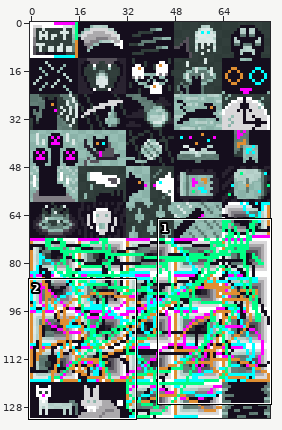
Two states of a sprite sheet, src/c.png. The picture above shows the old version from afar; the outline marks the close-up.
Close-up. Before:
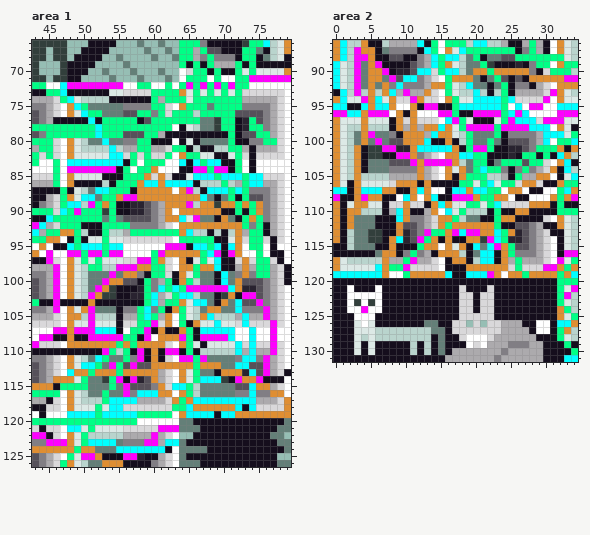
The file is 80x132 pixels. Shown: area 1: x 43..79, y 66..126; area 2: x 0..34, y 86..131. The commit also changed other parts of the picture, which this record leaves out.
Now the later version:
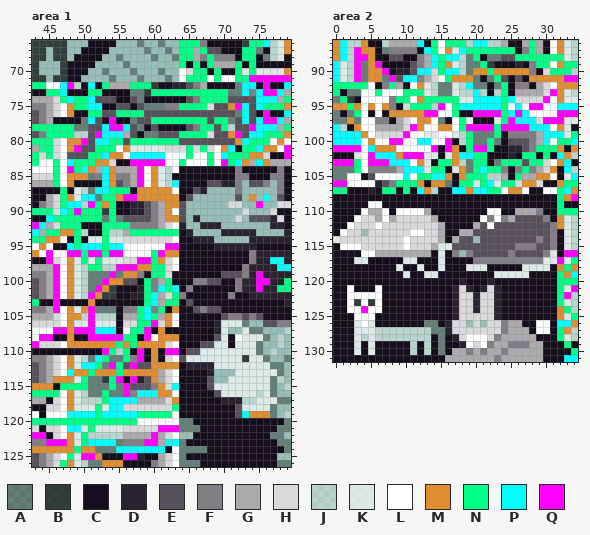
Palette (. is transparent): A #00000055  B #000000aa  C #150e1d  D #292330  E #56515a  F #817e84  G #acaaad  H #d9d8da  J #ffffff55  K #ffffffaa  L #ffffff  M #df8e32  N #00ff86  P #00ffff  Q #ff00ff
Diff:
Area 1:
y 72: x 49..57 QQQQQQQLL -> JCPCNGGGN; x 60..79 LLNLNQNQNQNQNNLLLLLL -> BCCDDEFGCCCCAPPCQCCP
y 73: x 51..52 CC -> NN; x 54..59 KKHHHH -> CCCAAB; x 64..65 MK -> NN; x 67 K -> N; x 69 K -> N; x 71..79 KNHHHHHHL -> AAPFPQQPG
y 74: x 49..54 KJJJJC -> NNPEEE; x 57..58 CC -> EA; x 60..66 NGNNNKN -> CCCCCEF; x 71..79 NNGGGGGHL -> EEEEPPPGN
y 75: x 49 P -> N; x 51..64 AAAAAFFFFNNHLM -> PPCCEECEAAAFFN; x 68..79 ANNNNFFFFGHL -> HEEMQPEPNNNM
y 76: x 49..50 KP -> CC; x 53..57 AAAEE -> EENNN; x 59..73 NFNHNNNJNNNNNEE -> EEEEEEEEEEEEEAP; x 75..79 EFGHL -> CQCCP
y 77: x 50 C -> A; x 52..58 CNNNNNC -> ECQCCAE; x 67..69 AAB -> NEN; x 71..79 NCDNEFGHL -> AEPEPQQPG
y 78: x 49..63 NNNPNNNNNNNNNNL -> AAEEPQQPEACECCC; x 65..69 KJAAB -> EFNNE; x 71..79 NCDNNFGHL -> JEEQPPPGN
y 79: x 49..56 NNNPNNNE -> JJEQPPPG; x 58..72 ENNGCCCCCCCCCNC -> CAAEEENNNNHEEMQ; x 74..75 EN -> PP; x 77..79 GHL -> NNM
y 80: x 49..52 KJAA -> MQEP; x 54..57 AAFF -> NNEN; x 60..75 CCCLCKCAAAANCCFF -> NNNNEEEEEEEEMPNN; x 77..78 NH -> LM
y 81: x 49..61 KJJJJPJGGNNGG -> QEENNNLMKKKKK; x 63..79 NNCJCCJJNNGCGGGHL -> HHNHNHLMPCNNPMMLQ
y 82: x 48..62 MKKKKKPPHNHNHHN -> EEENNPMMLPPPPPL; x 64 M -> L; x 66..71 NKKCCK -> LLNLPN; x 73..75 HCH -> NMM; x 77..79 HHL -> CCQ
y 83: x 49..55 PPPPPPP -> NNNMMHC; x 57..61 NLNNN -> QQQQQ; x 64..79 PCPNPPCCNLCLLLLL -> NLLLNLQNPMGPMGGG
y 84: x 49..59 QQQQQQCNLNN -> NPMGPMGGGQL; x 61..62 LL -> KJ; x 66..70 QQNQQ -> CCCCC; x 72..73 NL -> FC; x 75..79 LLLLL -> CCCFC
y 85: x 49..62 KKKKCCCNNNMHMH -> MMAFPMFFGQLMKJ; x 65..79 KPPPNPPPNPPHHHL -> CCCCCCCFFCCCFFC
y 86: x 53..62 JCNNNMPPMP -> PMEFGQLMKJ; x 64..65 PP -> CC; x 67..79 JJJNJGNPPGGHL -> CEEDDF.EEF.FC
y 87: x 64..79 MQJCPPPNPNFFFGHL -> CCED....F.....FC
y 88: x 64..79 MMMPACANCNEEFGHL -> CE......E.M.P.EC
y 89: x 64..77 MQJMMBMMNMNMFG -> E......HH..Q..; x 79 L -> H
y 90: x 64..79 MMMMMMCCNCNMFGHL -> E........H...HCC
y 91: x 64..77 PKQAACMACNMNFG -> E.D.....H.EEED; x 79 L -> C
y 92: x 64..79 MMMMMMMMMNFNCGHL -> D..DDD.......DDC
y 93: x 64..79 MPJJCJCJMGNNCGHL -> CD....DDDDD....D
y 94: x 64..79 NNNNNCCKMHNNHCHL -> CCDDD.....DDDDDD
y 95: x 64 Q -> C; x 66..76 PPNPCPMLNNL -> CCCDDDDDDCC; x 78..79 LL -> CC
y 96: x 64..69 MMMNPQ -> CCCCCC; x 71..79 QMLLNLCCL -> CCCFDDDDD
y 97: x 64 M -> C; x 66..69 KNKP -> CCCC; x 72..79 HMHNNHCL -> CCFDDPPD
y 98: x 64..69 MMNMMP -> CCCCCC; x 72..79 GMGNNGHC -> CFDDDDPP
y 99: x 64..68 MKNAA -> CCCCC; x 70..79 PAFMFNNGHC -> EEEFDQDDDD
y 100: x 64..79 MNJAACPAMEEEFGHC -> CCFFEECCFDDQQDDN
y 101: x 64..72 NQQQQQQPM -> CFCCCCCCF; x 75..79 EFGHL -> QDDNN
y 102: x 64..68 PPJAA -> FCCCC; x 70..71 BM -> CF; x 73..79 QQEFGHL -> CDDDDDD
y 103: x 64..68 MKPPA -> CECCC; x 70..79 MAPEEQFGHL -> CCCCCCCCCD
y 104: x 64..79 NKJAMMAAPFFFQGHL -> CCEFEECCCCCCCCCC
y 105: x 64..79 NKJMPJJJGPGGQGHL -> CCCCCCEFFEFECCCC
y 106: x 64 N -> C; x 66..69 MKKP -> CCCD; x 72..79 HPHHHQHL -> KA..EEFF
y 107: x 64..65 MN -> CC; x 67..79 PPPPPLLPLLQLL -> CCDK..KAA...J
y 108: x 64..65 QN -> CC; x 67..71 QQQQP -> CCEKC; x 73..79 LPLLQLL -> KKKA.J.
y 109: x 64..68 MNKCK -> CCCEE; x 71..79 KPHPHHQHL -> CKKKA..J.
y 110: x 65..79 NCJJJJJPGPGGQHL -> EEKKKKKKKKA.J..
y 111: x 64..79 QQNQAAAAFPPFQGHL -> EKKKKKKKKBKKA..A
y 112: x 64..79 MMNMMMAAPPEEQGHL -> CDDDDKKKKKKKKAA.
y 113: x 64..79 MKNAACMMMDPEQGHC -> CCCCD...KKKKKKA.
y 114: x 64..79 MKNPPPBCQMMQCCCL -> CCCCE..KKKKKKAJ.
y 115: x 64..79 PNJAAAAAEEPMMGHL -> CCCCEKKKKKKKKA.J
y 116: x 64..79 MNJAAAAAFFPFFMML -> CCCCCEKKKKKJKA..
y 117: x 64..79 NMPPPPPPPPPGGGHM -> CCCCCCDDDJJKKKAA
y 118: x 64..79 NPMMMMMMPCPHHHHM -> CCCCCCCCEKKKKA..
y 119: x 64..68 MPPPP -> CCCCC; x 70..73 PPMM -> CCEP; x 77..79 MMM -> A.J
Area 2:
y 92: x 0..16 PKJQAMAMFPFFFGMMN -> NNNNNLCFNGCLMKJAA
y 93: x 0..16 CPJQJMJMPGQGGMHLN -> NCAALLNLLLNNNKJAA
y 94: x 0..11 MPKKQMPKMHHQ -> ANBCLLLLFNNL; x 13..16 HHLM -> NNNN
y 95: x 0..4 PPCCP -> MMNML; x 6..16 PPMLLMCQQCC -> LMFCHNNNJQL
y 96: x 0..8 QQPPMQQQL -> ACANLCLCM; x 10 C -> M; x 12..16 LLLQQ -> MQQLL
y 97: x 0..7 MKKKMKKK -> AAMALLFF; x 9 M -> G; x 11..17 MHHHLPQ -> LMMLACL
y 98: x 0..15 MKJJMJJJCMGMGMMP -> PJCMLLGGGGHQMLLM; x 17 K -> L
y 99: x 0..3 MKJA -> PPPP; x 5..16 QAAFCMMMGPMM -> LHHHHQLLKKLL
y 100: x 0..12 MKJAMAQAEEMMM -> PPPPLMLLQQLLP; x 14..16 CCM -> LLQ
y 101: x 0..16 MKJMCBBQQDDMPPPPP -> QQQQLPMMMLLLLLQCQ
y 102: x 0..9 MKJMCBBCCQ -> CCCKLQPPPM; x 11..16 MFGHLM -> QQKKCK
y 103: x 0..11 MKJMCAAAEEEQ -> QQQNLQQQPPPL; x 13..16 QQQQ -> KCNN
y 104: x 0..7 MKJMCAAA -> AAANLFFF; x 9..16 FFFMGHLM -> GPPPKNNC
y 105: x 0..15 MKJMJJJJGGGGMGHL -> AALLCELLLLPLNNPP
y 106: x 0..16 MKCMKKKKHMMMCMCCC -> QQLLLLDEFNNNMCMMA
y 107: x 0..1 PP -> NN; x 3..8 MPPPMM -> CCDCNN; x 10..11 CM -> NC; x 14..15 LL -> JC
y 108: x 0 Q -> C; x 3..6 MQMM -> CCCC; x 9..14 LPMLMP -> CCCCCC; x 17..25 QQQMNNMML -> CCCCCCCCC; x 28..31 LLLM -> CCCC
y 109: x 0 M -> C; x 2..6 KMMKK -> CCCLL; x 8..12 HHMHH -> CCCCC; x 14..30 MPMKKNNKNPHHHHMMM -> CCCCCCCCCCCCCCCCC
y 110: x 0 M -> C; x 2..12 MMJJJCGPMCC -> CCLGGLCLLLL; x 14..23 MLPKNJJJCN -> CCCCCCCCLL; x 26..29 MMCC -> GGGF
y 111: x 0 M -> C; x 2..31 MAAACCCPMFFGHMMNJAACCNMMCCCCHL -> CLHHGLGHHHHHGCCCCCCLFLFGEEEEFC
y 112: x 0 M -> C; x 2..13 MAAACCCMEEFG -> LHHHLHHHHHHH; x 15..25 MNMMMMMMNCC -> GCCCCGELEEE; x 28..31 FGCC -> EEEF
y 113: x 0..26 MCJAABBCCMDEFQNNMQPQQMMPNMD -> CLHH.HHHHHHLLHHGCCGGEEEEEEE; x 28..31 FGHC -> EEEF
y 114: x 0..26 MCJAABBCMPDEQNMCMCCMMBQPNDD -> KHHHHHHHHHLHHHHGCGEE.EEEEEE; x 28..31 FGHL -> EFEF
y 115: x 1..27 CJAAACCMCCCNMMLMKMCPAPQMNEE -> LLLHHHHHHLHHHGKKEEEEEEEEEFF; x 29..31 GHL -> EEF
y 116: x 4..12 CCAMMCFNF -> LLGGGGGGG; x 15..31 MMMJCAPPCMNFFFGHL -> KCF.FEEEEEFEEEEFK
y 117: x 0..15 MKJJJJJMGGNQGGHL -> CCCKKCCCCCKKCCCK; x 17..18 MM -> CC; x 20..31 JPPCMGNGGGHL -> FFFFFFFFFFKK
y 118: x 0..15 MKKKKKPMNNQHHHHL -> CCCCCCCCCKCCKCCK; x 19..31 MMMMMMHNHHHQQ -> KKKCCCCCKKKKC
y 119: x 0..16 PPPPPPPMLLNMMMMMP -> CCCCCCCCCCKCCKKCC; x 19..31 PPPQMLMMNMMMM -> CCCCKKKKKCCCC
y 120: x 18 C -> D; x 22 C -> D
y 121: x 17 C -> D; x 19 C -> D; x 21 C -> D; x 23 C -> D
y 122..124: x 17 C -> D; x 20 C -> D; x 23 C -> D
y 125: x 17 C -> D; x 23 C -> D
y 126..127: x 16 C -> D; x 24 G -> F
y 128: x 17 C -> D; x 23 G -> F
y 129: x 18 C -> D; x 22 G -> F
y 130: x 19 G -> F; x 21 G -> F
